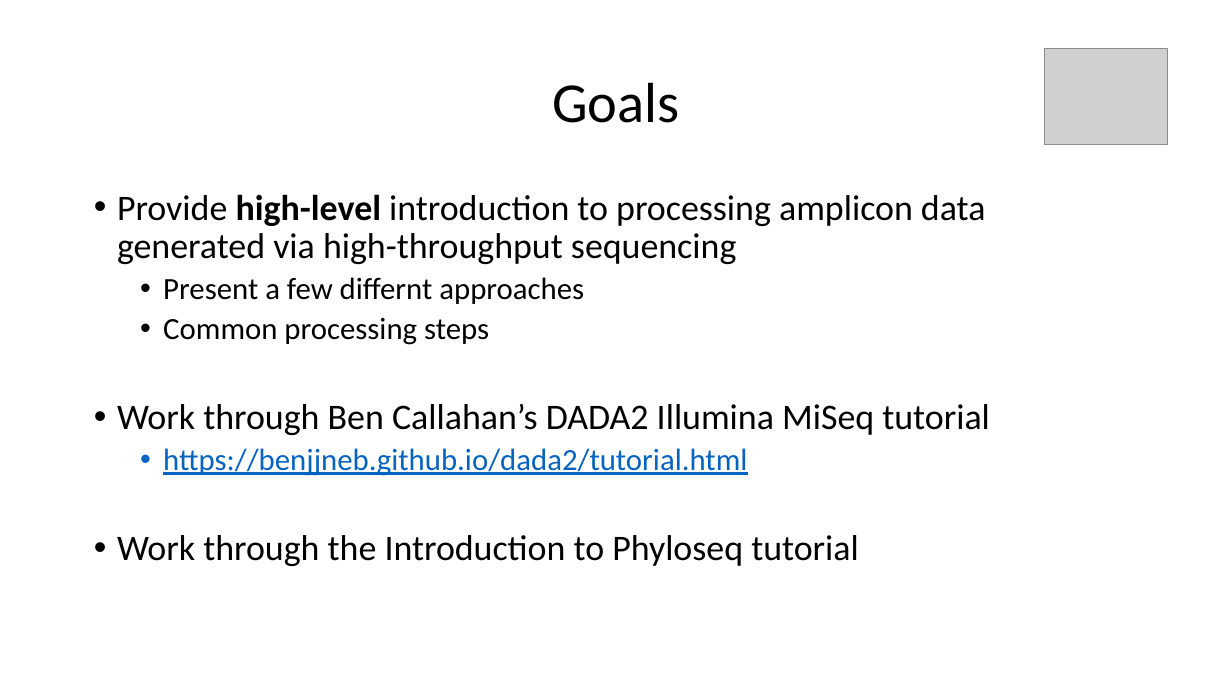
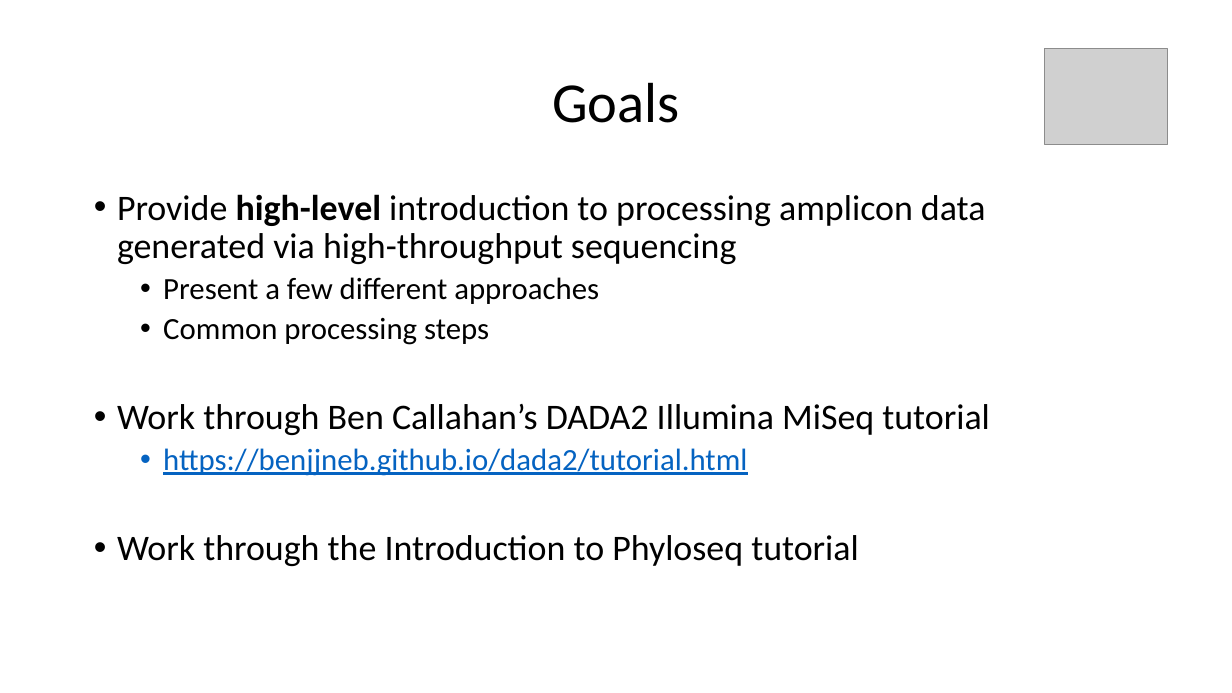
Before and after one commit to Nick243/Introduction-to-Metagenomics-Summer-Workshop-2019, a slide deck: slide 2 of CCHMC Microbiome Workshop - Amplicon Deniosing - 7-10-19.pptx. Drawn at 1232x693 pixels with LibreOffice and Linux fonts; fonts in the diff are those of the drawing; grey boxes stand for pictures. Boxes give left, top, right and bottom in pixels: in the first picture for what was removed or moved away, otherwise in the second. Text is boxed around its words. In the diff, an @@ line names an element or a change of style, - is before the commit and + after.

Commit message:
Updated slides as presented

```diff
--- a/CCHMC Microbiome Workshop - Amplicon Deniosing - 7-10-19.pptx
+++ b/CCHMC Microbiome Workshop - Amplicon Deniosing - 7-10-19.pptx
@@ text at (163, 277, 599, 304): text changed @@
-  • Present a few differnt approaches
+  • Present a few different approaches
```
Also in this commit, not shown: 2 other slides changed, 1 slide added, 1 slide removed.
